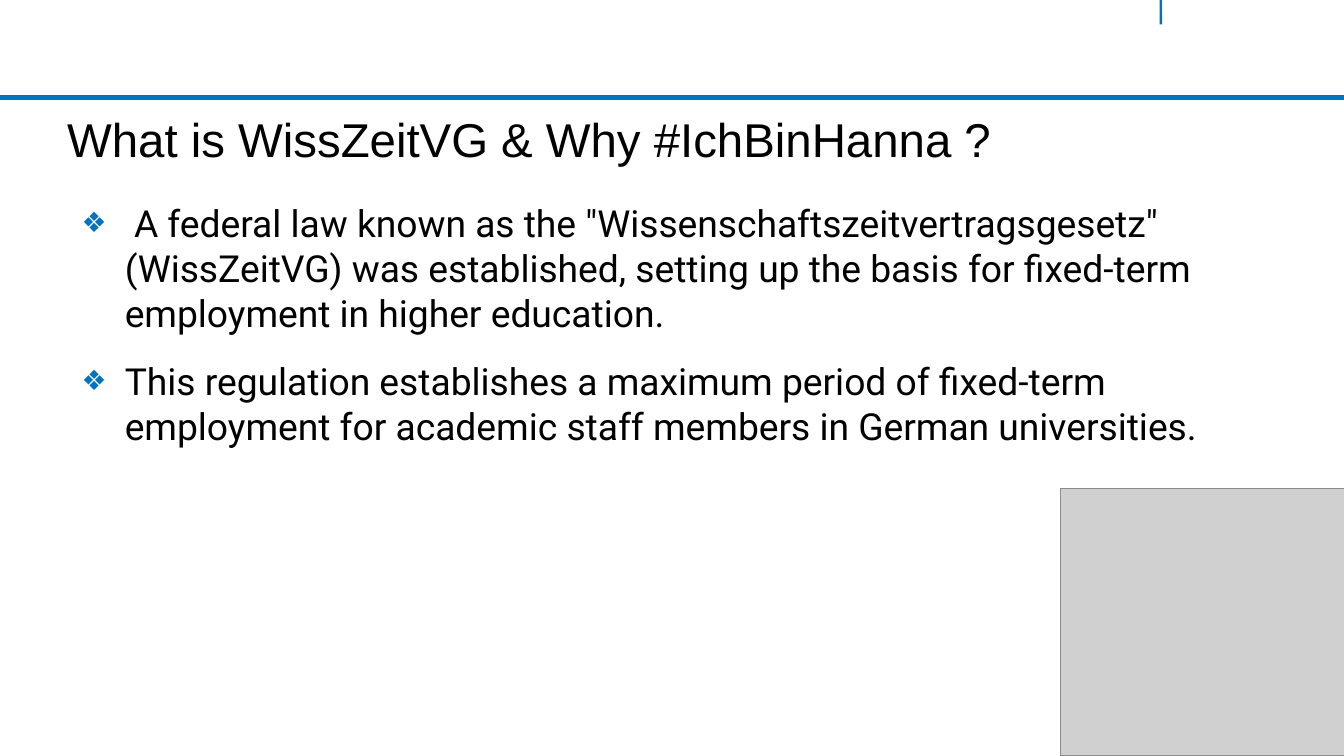
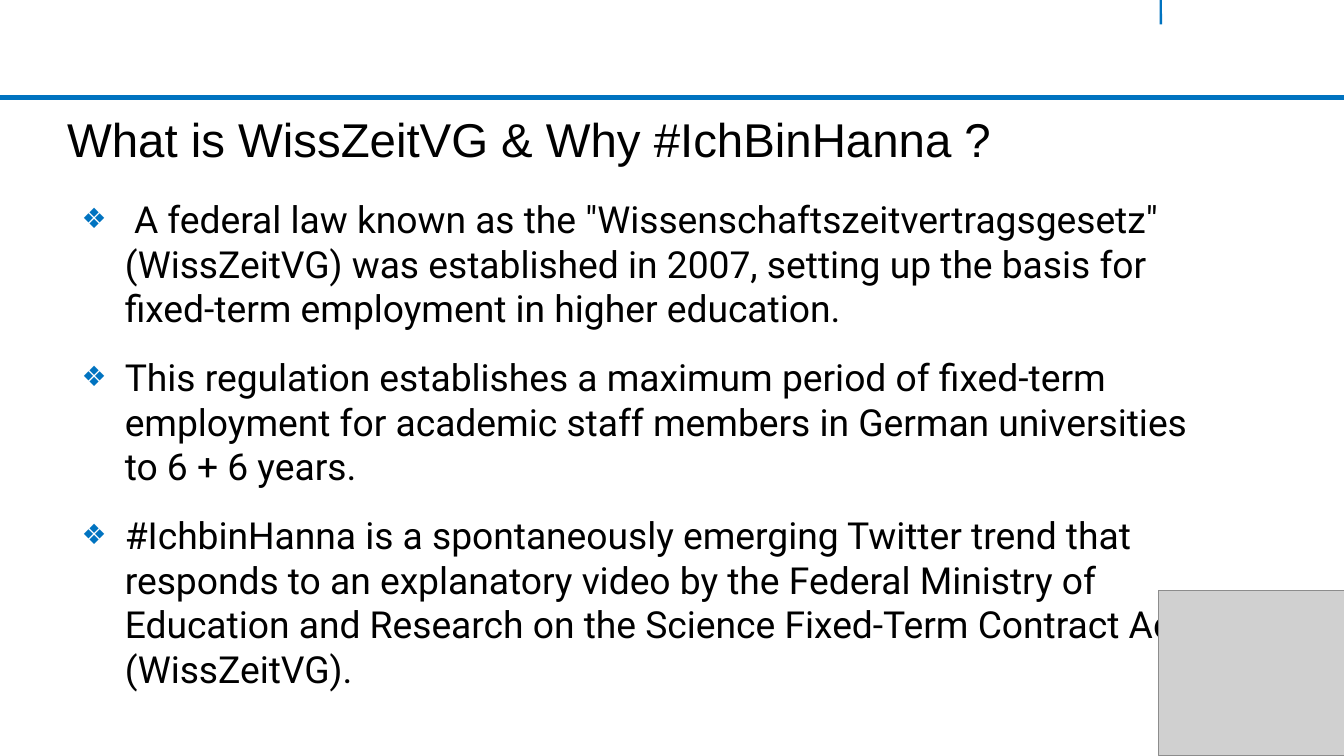
Before and after one commit to moinam/TweetAnalyzer, a slide deck: slide 2 of Milestone_1 DBSE.pptx. Drawn at 1344x756 pixels with LibreOffice and Linux fonts; fonts in the diff are those of the drawing; grey boxes stand for pictures; background and template pictures are left out. Boxes give left, top, right and bottom in pixels: in the first picture for what was removed or moved away, otherwise in the second. Text is boxed around its words. In the diff, an @@ line names an element or a change of style, - is before the commit and + after.

```diff
--- a/Milestone_1 DBSE.pptx
+++ b/Milestone_1 DBSE.pptx
@@ text at (125, 204, 1186, 692): text changed @@
-❖ A federal law known as the "Wissenschaftszeitvertragsgesetz" (WissZeitVG) was established, setting up the basis for fixed-term employment in higher education.
-❖ This regulation establishes a maximum period of fixed-term employment for academic staff members in German universities.
+❖ A federal law known as the "Wissenschaftszeitvertragsgesetz" (WissZeitVG) was established in 2007, setting up the basis for fixed-term employment in higher education.
+❖ This regulation establishes a maximum period of fixed-term employment for academic staff members in German universities to 6 + 6 years.
+❖ #IchbinHanna is a spontaneously emerging Twitter trend that responds to an explanatory video by the Federal Ministry of Education and Research on the Science Fixed-Term Contract Act (WissZeitVG).
@@ picture: place and size @@
-picture at (1061, 489, 1344, 756)
+picture at (1159, 592, 1344, 756)
```
Also in this commit, not shown: 1 slide added, 1 slide removed.
